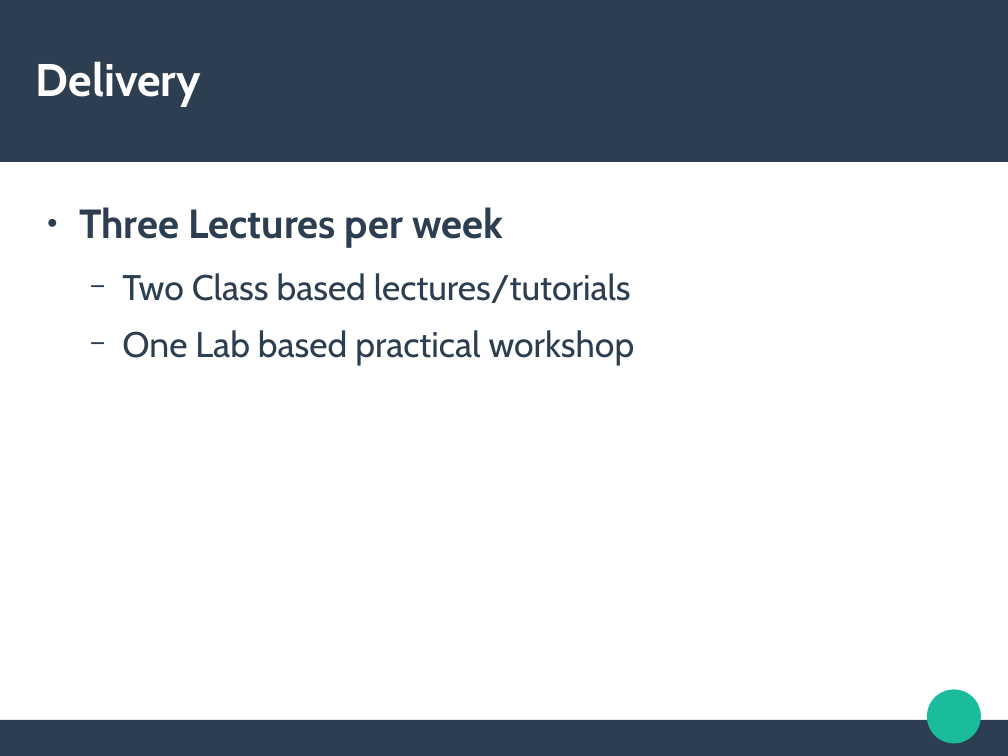
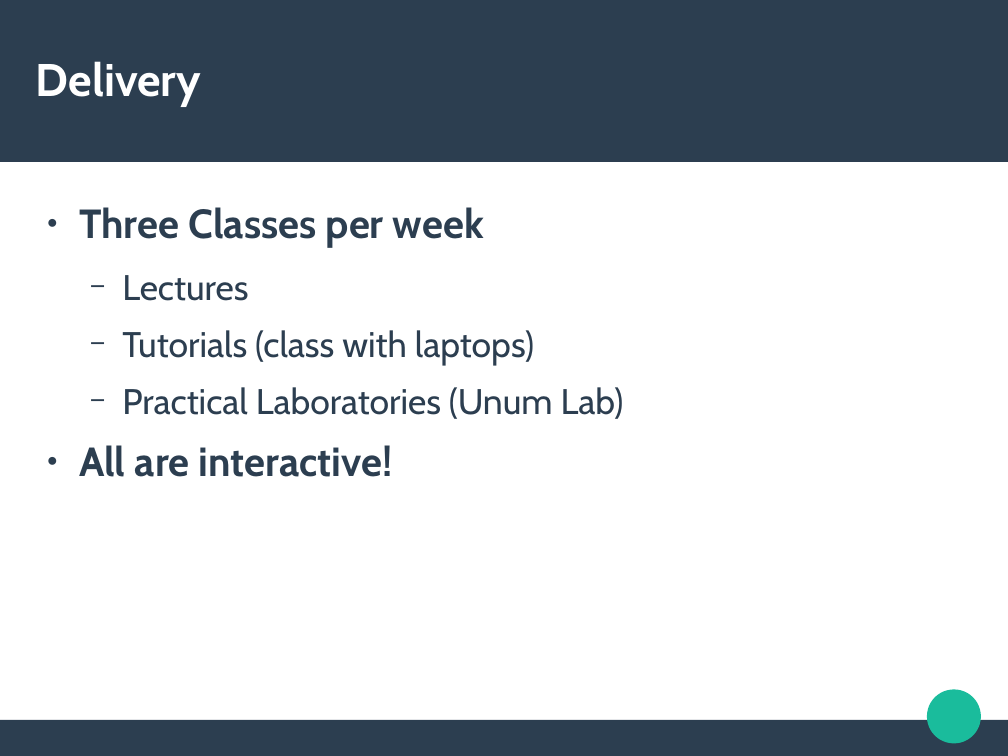
Before and after one commit to josephkehoe/CDD101, a slide deck: slide 6 of Concurrency/Slides/00Introduction.odp. Drawn at 1008x756 pixels with LibreOffice and Linux fonts; fonts in the diff are those of the drawing. Boxes give left, top, right and bottom in pixels: in the first picture for what was removed or moved away, otherwise in the second. Text is boxed around its words. In the diff, an @@ line names an element or a change of style, - is before the commit and + after.

Commit message:
updated for 2018-19

```diff
--- a/Concurrency/Slides/00Introduction.odp
+++ b/Concurrency/Slides/00Introduction.odp
@@ text at [79, 207, 624, 477]: text changed @@
-● Three Lectures per week
-  − Two Class based lectures/tutorials
-  − One Lab based practical workshop
+● Three Classes per week
+  − Lectures
+  − Tutorials (class with laptops)
+  − Practical Laboratories (Unum Lab)
+● All are interactive!
```
Also in this commit, not shown: 4 other slides changed, 1 slide removed.
